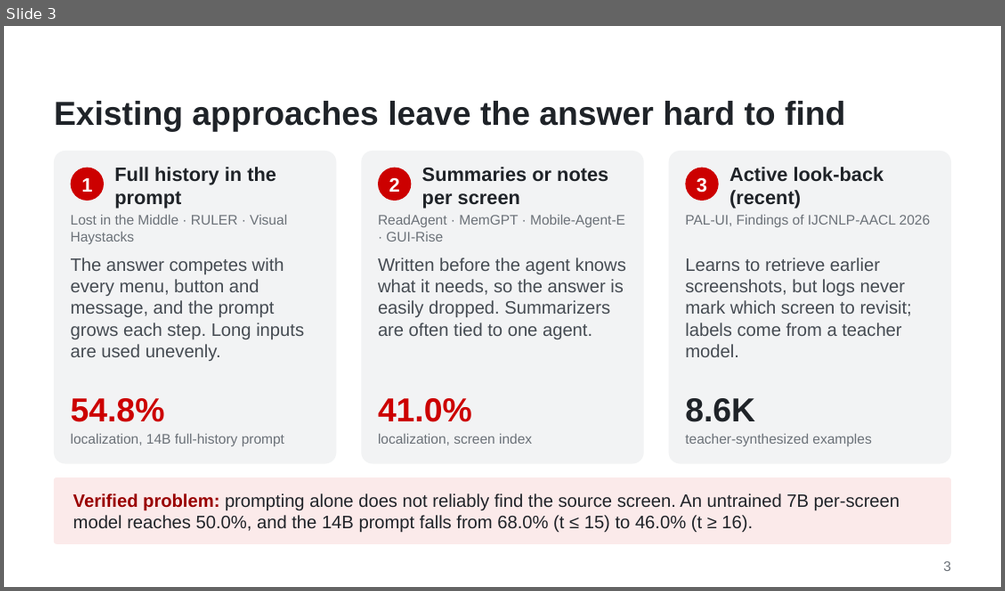
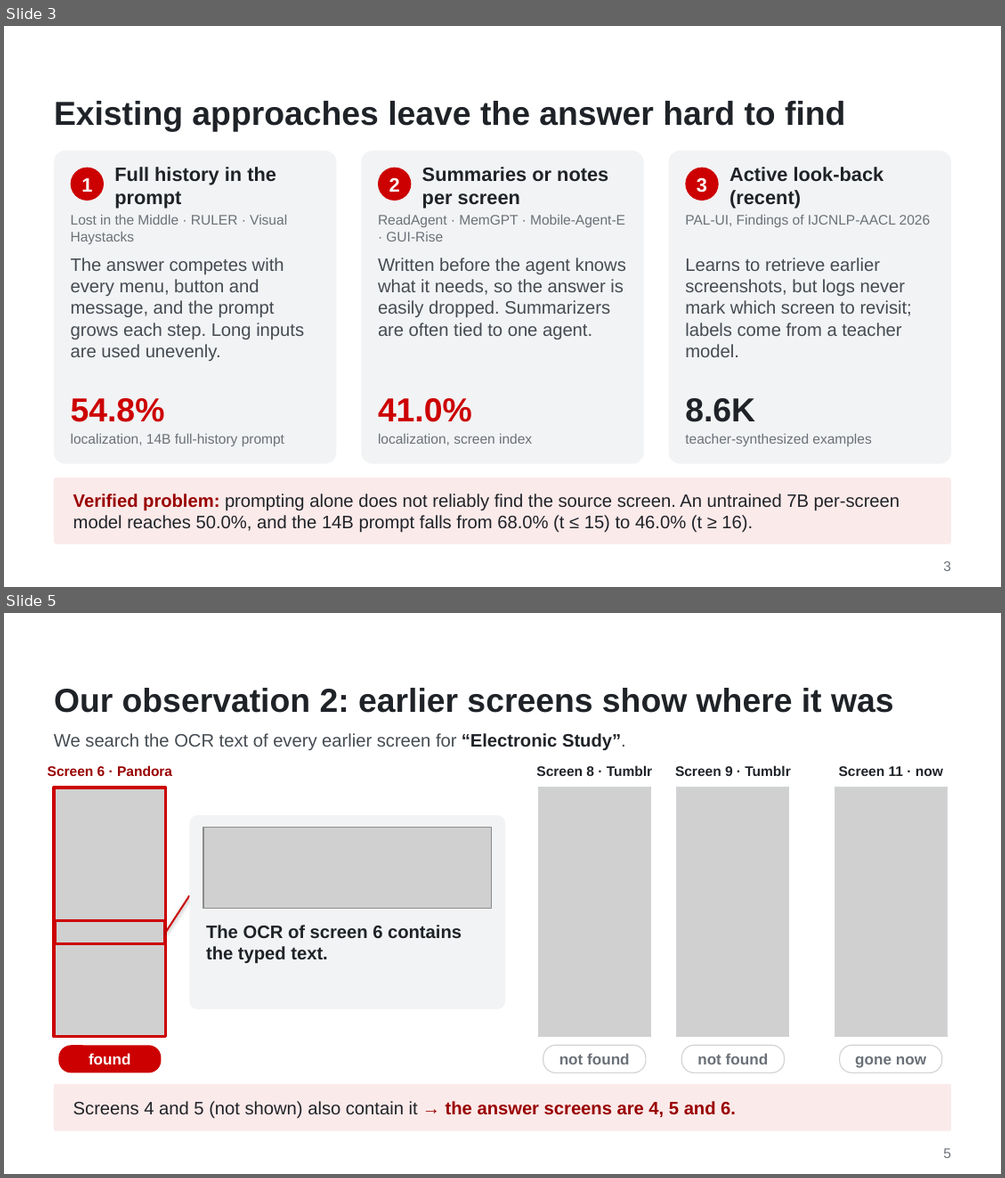
Before and after one commit to WMSlalalala/verifier-supervised-lookback, a slide deck: doc/Slides.pptx. Shown one above the other, each under a label of ours: slide 3 before the commit, slides 3 and 5 after it; the slides between them are not shown. The pictures are 1005x591 and 1005x1178 pixels, drawn with LibreOffice and Linux fonts; fonts in the diff are those of the drawing; grey boxes stand for pictures; background and template pictures are left out. Boxes give left, top, right and bottom in pixels: in the first picture for what was removed or moved away, otherwise in the second. Text is boxed around its words. In the diff, an @@ line names an element or a change of style, - is before the commit and + after.

```diff
--- a/doc/Slides.pptx
+++ b/doc/Slides.pptx
@@ slide 5 added at <box>4,613,1001,1174</box>, background #FFFFFF @@
@@ title added at <box>54,688,894,713</box>, 24 pt, text #1F2328, bold @@
+Our observation 2: earlier screens show where it was
@@ text added at <box>54,733,626,750</box>, 13 pt, text #454B52 @@
+We search the OCR text of every earlier screen for “Electronic Study”.
@@ text added at <box>48,765,172,776</box>, 10 pt, text #990000, bold @@
+Screen 6 · Pandora
@@ text added at <box>536,765,652,776</box>, 10 pt, text #1F2328, bold @@
+Screen 8 · Tumblr
@@ text added at <box>675,765,790,776</box>, 10 pt, text #1F2328, bold @@
+Screen 9 · Tumblr
@@ text added at <box>839,766,943,776</box>, 10 pt, text #1F2328, bold @@
+Screen 11 · now
@@ picture added at <box>54,787,165,1037</box> @@
@@ rectangle added at <box>54,787,165,1037</box>, outline #CC0000 2 pt @@
@@ picture added at <box>538,787,650,1037</box> @@
@@ rectangle added at <box>538,787,650,1037</box>, outline #D0D3D6 0.75 pt @@
@@ picture added at <box>677,787,788,1037</box> @@
@@ rectangle added at <box>677,787,788,1037</box>, outline #D0D3D6 0.75 pt @@
@@ picture added at <box>834,787,946,1037</box> @@
@@ rectangle added at <box>834,787,946,1037</box>, outline #D0D3D6 0.75 pt @@
@@ rounded rectangle added at <box>189,815,505,1009</box>, fill #F2F3F4 @@
@@ picture added at <box>203,827,492,908</box> @@
@@ line added from (165, 932) to (189, 895), #CC0000 1.25 pt @@
@@ rectangle added at <box>55,921,164,944</box>, outline #CC0000 2 pt @@
@@ text added at <box>206,925,461,964</box>, 13 pt, text #1F2328, bold @@
+The OCR of screen 6 contains the typed text.
@@ rounded rectangle added at <box>59,1045,162,1072</box>, fill #CC0000, 11 pt, text #FFFFFF, bold @@
+found
@@ rounded rectangle added at <box>543,1045,646,1072</box>, fill #FFFFFF, outline #D0D3D6 0.75 pt, 11 pt, text #6B7178, bold @@
+not found
@@ rounded rectangle added at <box>682,1045,785,1072</box>, fill #FFFFFF, outline #D0D3D6 0.75 pt, 11 pt, text #6B7178, bold @@
+not found
@@ rounded rectangle added at <box>840,1045,942,1072</box>, fill #FFFFFF, outline #D0D3D6 0.75 pt, 11 pt, text #6B7178, bold @@
+gone now
@@ rounded rectangle added at <box>54,1084,951,1130</box>, fill #FBEAEA @@
@@ text added at <box>73,1101,736,1119</box>, 13 pt, text #1F2328 @@
+Screens 4 and 5 (not shown) also contain it → the answer screens are 4, 5 and 6.
@@ text added at <box>943,1148,951,1158</box>, 10 pt, text #6B7178 @@
+5
```
Also in this commit, not shown: 13 slides changed, 2 other slides added, 1 slide removed, 8 other files.
